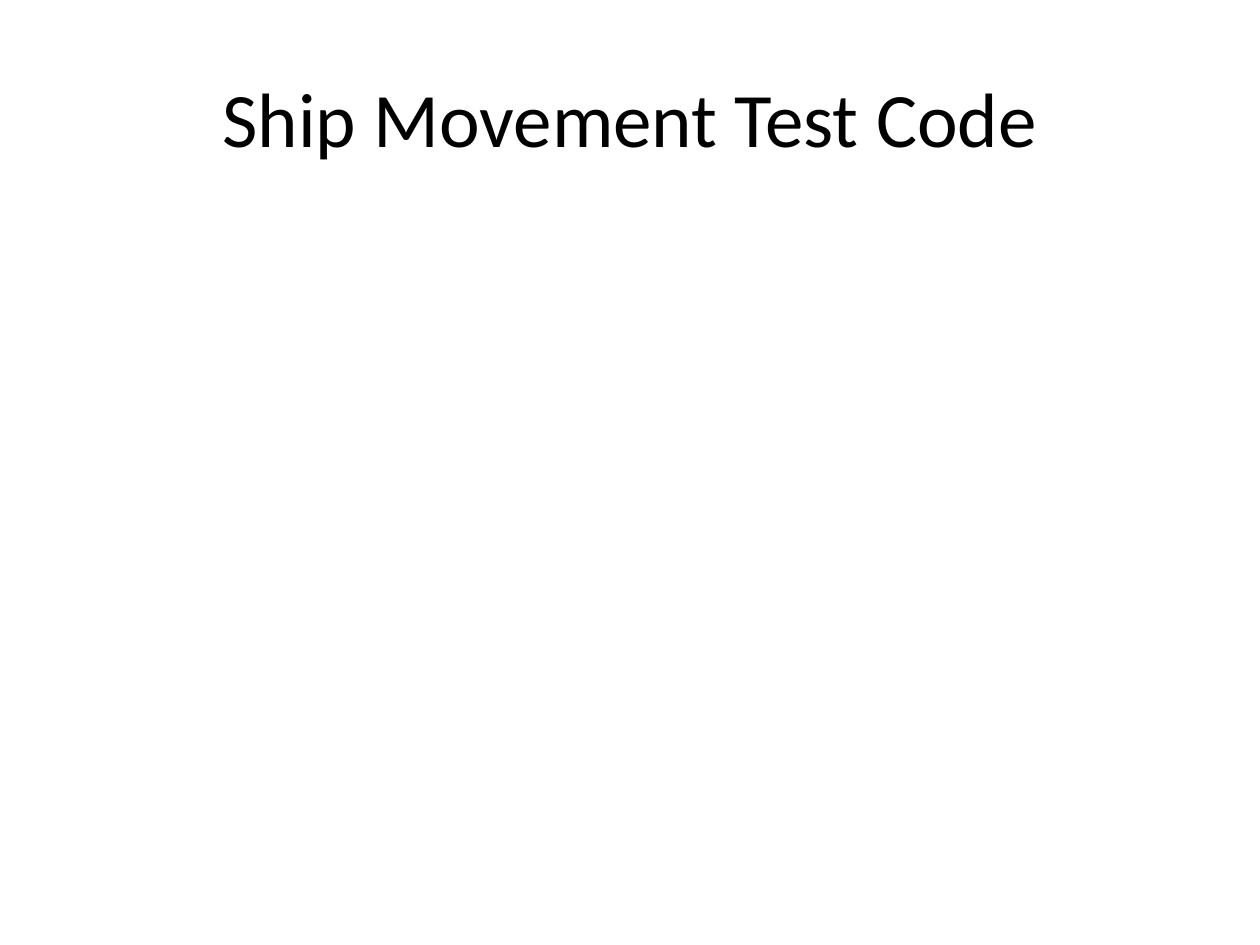
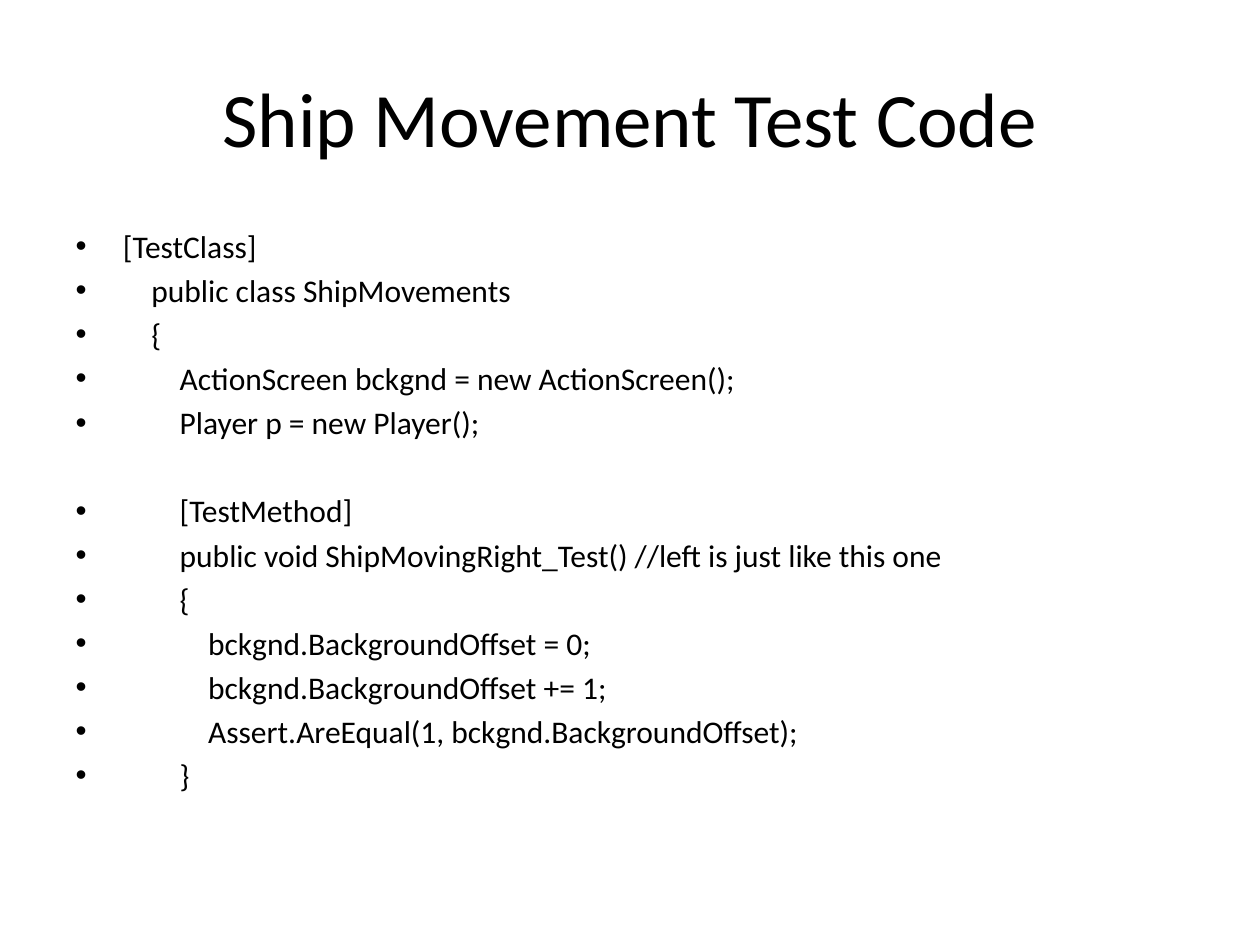
Before and after one commit to csce3513/Team15, a slide deck: slide 5 of Project Starfighter 1.1.pptx. Drawn at 1260x945 pixels with LibreOffice and Linux fonts; fonts in the diff are those of the drawing; background and template pictures are left out. Boxes give left, top, right and bottom in pixels: in the first picture for what was removed or moved away, otherwise in the second. Text is boxed around its words. In the diff, an @@ line names an element or a change of style, - is before the commit and + after.

```diff
--- a/Project Starfighter 1.1.pptx
+++ b/Project Starfighter 1.1.pptx
@@ text added at (x1=123, y1=235, x2=941, y2=749), 18 pt, text #000000 @@
+• [TestClass]
+• public class ShipMovements
+• {
+• ActionScreen bckgnd = new ActionScreen();
+• Player p = new Player();
+• [TestMethod]
+• public void ShipMovingRight_Test() //left is just like this one
+• {
+• bckgnd.BackgroundOffset = 0;
+• bckgnd.BackgroundOffset += 1;
+• Assert.AreEqual(1, bckgnd.BackgroundOffset);
+• }
```
Also in this commit, not shown: 2 other slides changed, 1 slide added, 4 other files.
